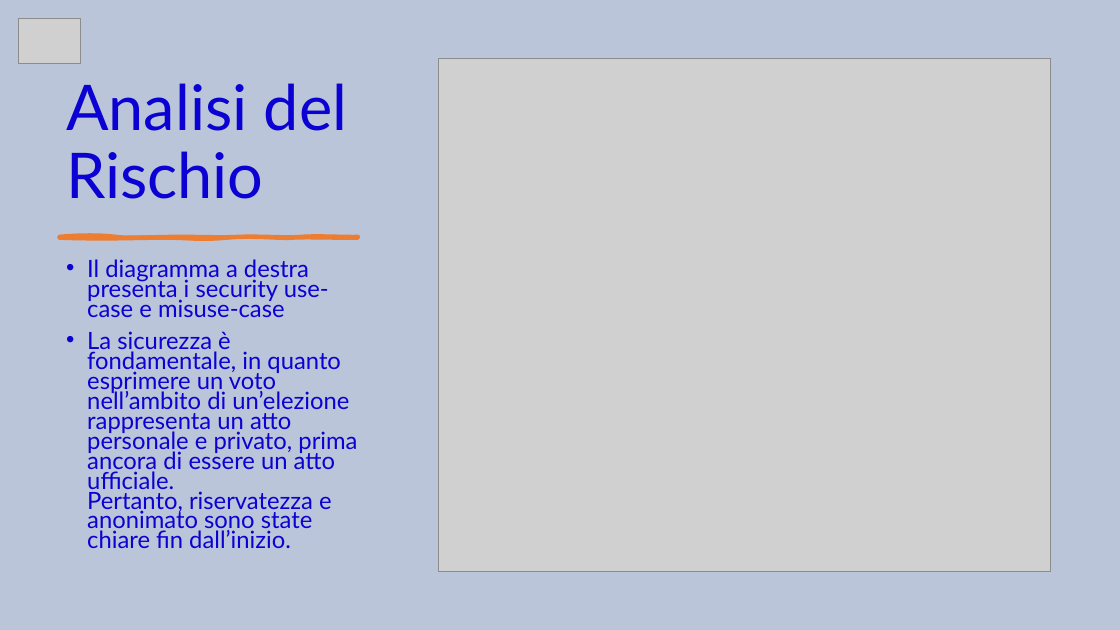
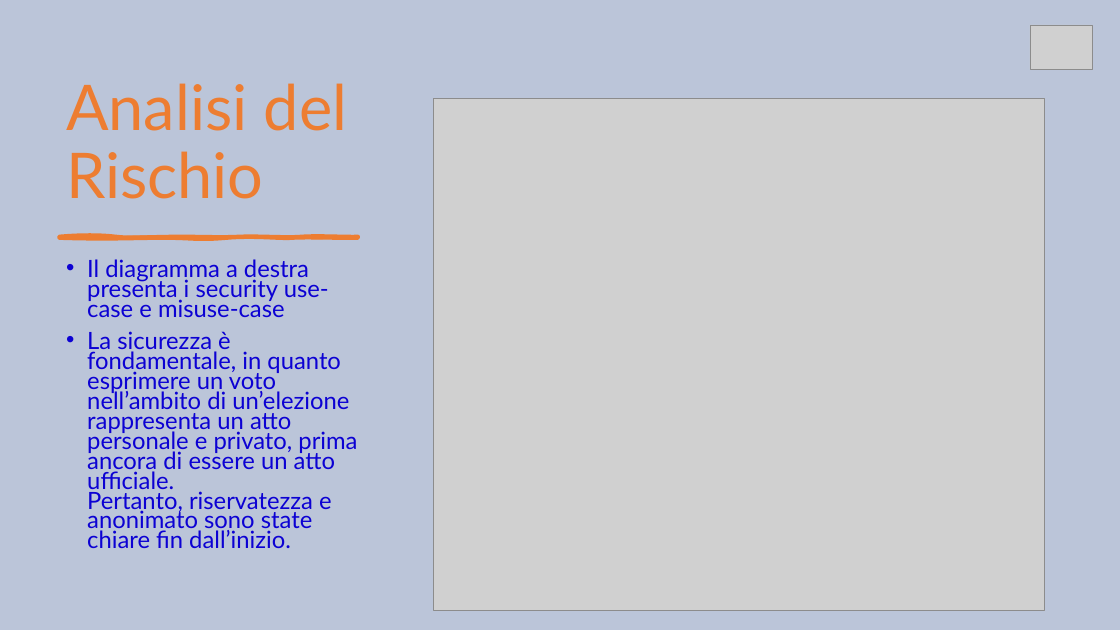
Before and after one commit to RiccardoBarbieri/iovoto, a slide deck: slide 3 of ioVoto.pptx. Drawn at 1120x630 pixels with LibreOffice and Linux fonts; fonts in the diff are those of the drawing; grey boxes stand for pictures. Boxes give left, top, right and bottom in pixels: in the first picture for what was removed or moved away, otherwise in the second. Text is boxed around its words. In the diff, an @@ line names an element or a change of style, - is before the commit and + after.

```diff
--- a/ioVoto.pptx
+++ b/ioVoto.pptx
@@ picture: place and size @@
-picture at [18, 19, 81, 64]
+picture at [1030, 25, 1092, 70]
@@ title "Analisi del Rischio" at [66, 83, 347, 199]: text colour #0C01D3 to #ED7D31 @@
@@ picture: place and size @@
-picture at [439, 59, 1050, 571]
+picture at [434, 98, 1045, 611]
```
Also in this commit, not shown: 2 other slides changed, 4 slides added.
